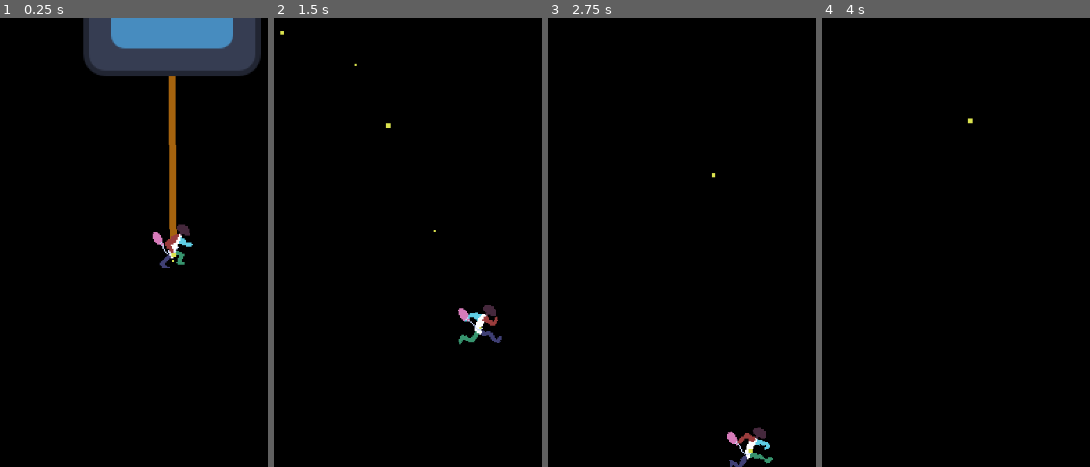
Above: before the commit, frames 1-4 (left to right).
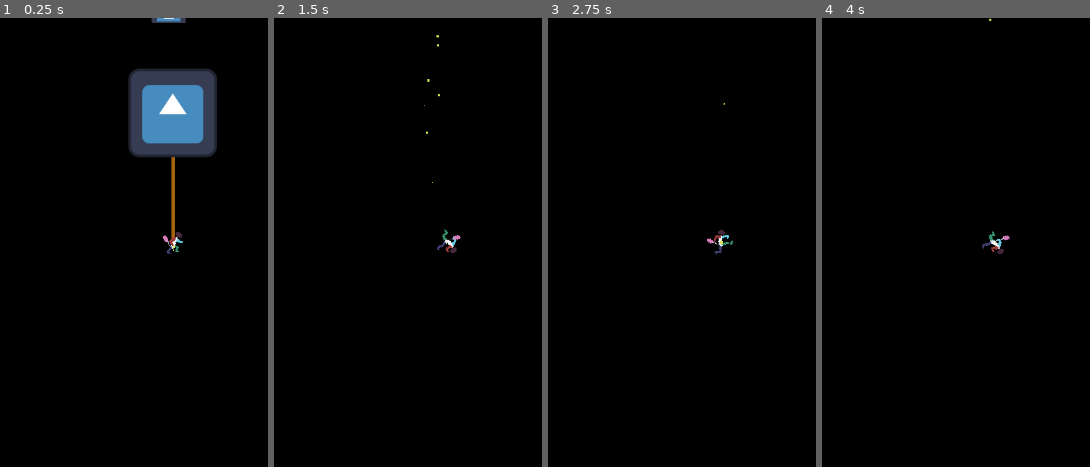
Above: after the commit, the same moments.

Repository: Cosillow/Hello_Gadot
Game: Godot game, scene res://scenes/test_scene_spring.tscn
Same seed, same stepped clock (60 frames per second), same inputs: the game is played once before the commit and once after it. This scene is started directly instead of the project's main scene. The engine's default icon, where the game draws it, is replaced by a stand-in: a white triangle on a blue panel in a dark square.
Inputs:
- Up to frame 1 (0.25 s): no input
- Up to frame 2 (1.5 s): hold Right (move_right) from 0.53 s (still down); tap Z (jump) at 0.6, 0.77, 1.07, 1.35 s
- Up to frame 3 (2.75 s): tap Z (jump) at 1.52, 1.82, 2.1 s; release Right (move_right) at 2.03 s; hold Left (move_left) from 2.03 s (still down)
- Up to frame 4 (4 s): release Left (move_left) at 2.78 s; hold Right (move_right) from 2.78 s (still down); tap Z (jump) at 2.85, 3.02, 3.32, 3.6, 3.77 s

The runs differ from the first frame. In frame 1, 15% of the frame differs, in the area x 30-98%, y 0-56%; in frame 2, 0.9%; in frame 3, 0.8%; in frame 4, 0.2%.

Commit message:
rigid player rope interaction improvements

Diff:
--- a/scenes/rope_swing.tscn
+++ b/scenes/rope_swing.tscn
@@ -16,7 +16,6 @@
 ropeLength = 175.0
 tightness = 40
 constrain = 6.0
-gravityAdjustment = -20.0
 width = 5.0
 
 [node name="Sprite2D" type="Sprite2D" parent="."]
--- a/scenes/test_scene_spring.tscn
+++ b/scenes/test_scene_spring.tscn
@@ -7,14 +7,13 @@
 
 [node name="Node2D" type="Node2D"]
 
-[node name="RigidPlayer2" parent="." node_paths=PackedStringArray("ropeSwing") instance=ExtResource("1_j1xu6")]
+[node name="RigidPlayer2" parent="." node_paths=PackedStringArray("rope_swing") instance=ExtResource("1_j1xu6")]
 position = Vector2(401, 79)
-ropeSwing = NodePath("../RopeSwing")
+angular_damp_mode = 1
+angular_damp = 1.2
+rope_swing = NodePath("../RopeSwing")
 
 [node name="Camera2D" type="Camera2D" parent="RigidPlayer2"]
-zoom = Vector2(2, 2)
-position_smoothing_enabled = true
-position_smoothing_speed = 10.0
 
 [node name="RopeSwing" parent="." node_paths=PackedStringArray("attachedBody", "ropeAnchorNode") instance=ExtResource("2_3sr81")]
 script = ExtResource("3_fchea")
@@ -22,7 +21,6 @@
 ropeAnchorNode = NodePath("../RigidPlayer2/CollisionShape2D")
 
 [node name="Rope" parent="RopeSwing" index="1" node_paths=PackedStringArray("attached")]
-gravityAdjustment = 30.0
 attached = NodePath("../../RigidPlayer2/CollisionShape2D")
 
 [node name="PinJoint2D" parent="RopeSwing" index="3"]
--- a/scripts/player_rigid.gd
+++ b/scripts/player_rigid.gd
@@ -1,29 +1,41 @@
 class_name RigidPlayer
 extends RigidBody2D
 
-@export var thrust = Vector2(350, 0)
-@export var ropeSwing: RopeSwing = null
+@export var rope_rotation_speed: float = 3
+@export var rope_strength := Vector2(350, 0)
+@export var air_control:float = 1000
+@export var rope_swing: RopeSwing = null
 
 @onready var collision_shape: CollisionShape2D = $CollisionShape2D
 
-func _integrate_forces(state: PhysicsDirectBodyState2D) -> void:
-	if ropeSwing and Input.is_action_just_pressed("jump"):# and is_on_floor():
-		ropeSwing.detach()
-		ropeSwing = null
-		collision_shape.rotation = rotation
-
-
-
-	var direction = Input.get_axis("move_left", "move_right")
-	if direction:
-		state.apply_force(thrust*direction)
-	else:
-		state.apply_force(Vector2.ZERO)
-	if ropeSwing:
+func _process(delta: float) -> void:
+	if rope_swing:
 		# align the collision and sprite to look like they are swinging from the actual rope
 		# the rigid body rotates because of joint2d, so subtract that rotation from total
-		var dir := ropeSwing.rope.endDirection
-		collision_shape.rotation = dir.angle() - PI/2 - rotation
+		var dir := rope_swing.rope.endDirection
+		collision_shape.rotation = lerp_angle(collision_shape.rotation, dir.angle() - PI/2 - rotation, delta*rope_rotation_speed)
 
-func get_rope_anchor_node() -> Node2D:
+func _integrate_forces(state: PhysicsDirectBodyState2D) -> void:
+	var direction = Input.get_axis("move_left", "move_right")
+	if rope_swing:
+		if Input.is_action_just_pressed("jump"):
+			rope_swing.detach()
+			rope_swing = null
+			state.angular_velocity *= 5
+			state.linear_velocity.y *= 2
+			var tween = get_tree().create_tween()
+			tween.tween_property(collision_shape, "rotation", 0, 1)
+		else:
+			state.apply_force(rope_strength*direction)
+	else:
+		state.apply_torque(air_control*direction)
+
+func grab_rope_swing(swing: RopeSwing) -> Node2D:
+	if rope_swing:
+		return null
+
+	rope_swing = swing
+	return _get_rope_anchor_node()
+
+func _get_rope_anchor_node() -> Node2D:
 	return collision_shape
--- a/scripts/rope.gd
+++ b/scripts/rope.gd
@@ -3,7 +3,7 @@
 extends Node2D
 
 # TODO: CURRENTLY... the _parent_cache must be of Node2d... otherwise it crashes
-#		idk what the behavior should be for that, probably just fall to _gravity?
+#		idk what the behavior should be for that, probably just fall to gravity?
 #		also... I have zero error checking if there is no _parent_cache
 # TODO: boolean exports for the rope just affecting the _parent_cache/child velocity, not just setting position
 # TODO: ropeSize is not an exact science, because of the constraint size
@@ -54,26 +54,20 @@
 		constrain =  max(1, min(val, ropeLength - 0.1))
 		_point_count = int(ceil(ropeLength / constrain))
 		call_deferred("_ready")
-@export var gravityAdjustment: float = 0 :
-	set(val):
-		gravityAdjustment = val
-		_gravity = Vector2(0, prGravity + gravityAdjustment)
+@export var gravity := Vector2(0,20)
 @export_range(0.1, 0.9, .01) var dampening: float = 0.9
 @export var color: Color = Color(0.648, 0.389, 0.056)
 @export_range(1, 9999999, 1, "or_greater") var width: float = 2
 @export var attached: Node2D = null :
 	set(val):
 		attached = val
-		print(attached)
 		update_configuration_warnings()
 		assert(_is_attached_processed_first())
-@onready var prGravity: float = ProjectSettings.get_setting("physics/2d/default_gravity")/50
 
 var _point_count: int
 var _pos: PackedVector2Array
 var _pos_prev: PackedVector2Array
 var _parent_cache: Node2D = null
-var _gravity: Vector2
 var _endpoint : Vector2 :
 	get:
 		return _pos[_point_count-1]
@@ -105,7 +99,6 @@
 	return warnings
 
 func _ready()->void:
-	gravityAdjustment = gravityAdjustment # just so that the onready prGravity is added with setter
 	#_point_count = int(ceil(ropeLength / constrain))
 
 	# resize arrays
@@ -165,7 +158,7 @@
 	for i in range(1, _point_count):
 		var velocity = (_pos[i] -_pos_prev[i]) * dampening
 		_pos_prev[i] = _pos[i]
-		_pos[i] += velocity + (_gravity * delta)
+		_pos[i] += velocity + (gravity * delta)
 
 func _update_constrain()->void:
 	for i in range(_point_count-1):
--- a/scripts/rope_swing.gd
+++ b/scripts/rope_swing.gd
@@ -20,6 +20,7 @@
 	player.rope = rope
 
 func detach():
+	# TODO: take in final veloctiy to make rope look more realistic on detach
 	attachedBody = null
 	ropeAnchorNode = null
 	rope.attached = null
